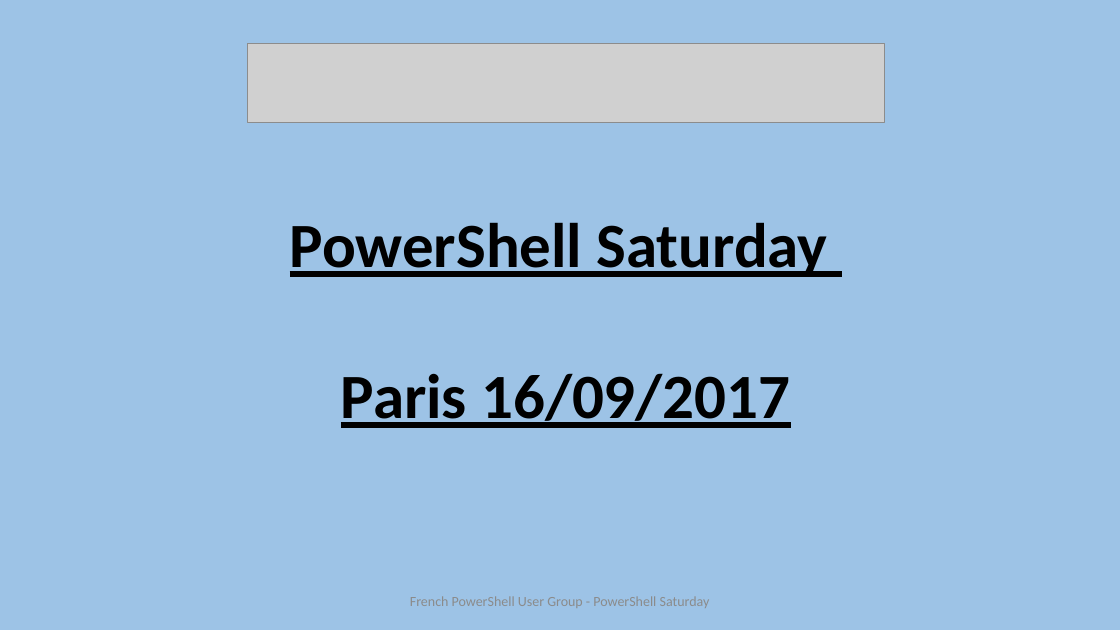
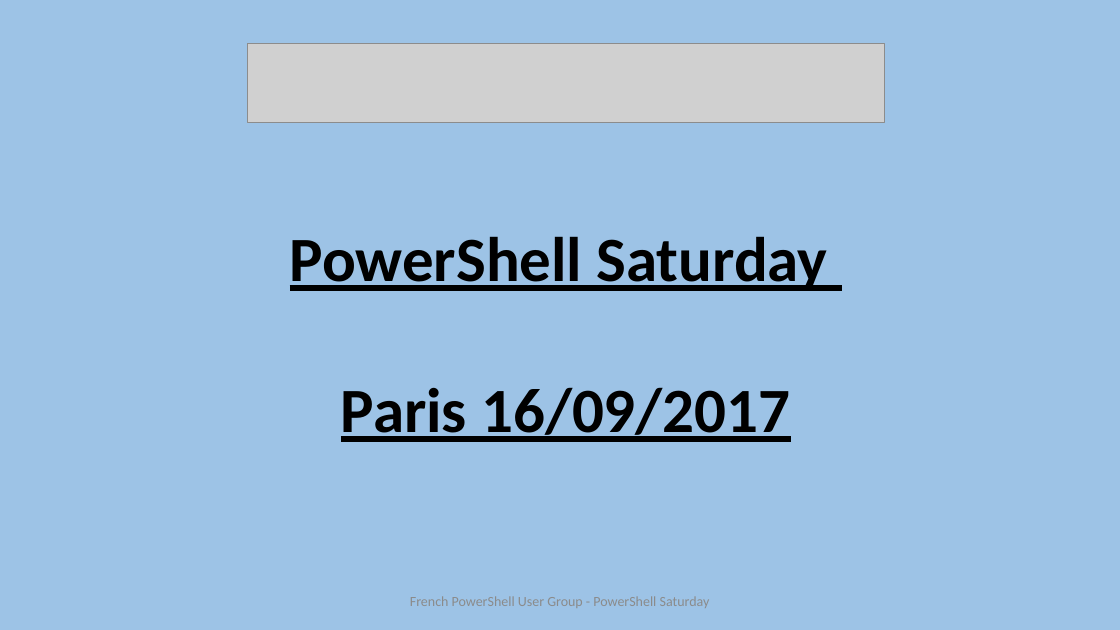
Before and after one commit to omiossec/PowerShellSaterday-OM, a slide deck: slide 1 of powerpoint/PowerShell_Saturdayfr2017_omiossec_hyperv-final.pptx. Drawn at 1120x630 pixels with LibreOffice and Linux fonts; fonts in the diff are those of the drawing; grey boxes stand for pictures. Boxes give left, top, right and bottom in pixels: in the first picture for what was removed or moved away, otherwise in the second. Text is boxed around its words. In the diff, an @@ line names an element or a change of style, - is before the commit and + after.

Commit message:
final

```diff
--- a/powerpoint/PowerShell_Saturdayfr2017_omiossec_hyperv-final.pptx
+++ b/powerpoint/PowerShell_Saturdayfr2017_omiossec_hyperv-final.pptx
@@ text "PowerShell Saturday Paris 16/09/2017": place and size @@
-text "PowerShell Saturday Paris 16/09/2017" at (290, 222, 828, 428)
+text "PowerShell Saturday Paris 16/09/2017" at (290, 236, 828, 442)
```
